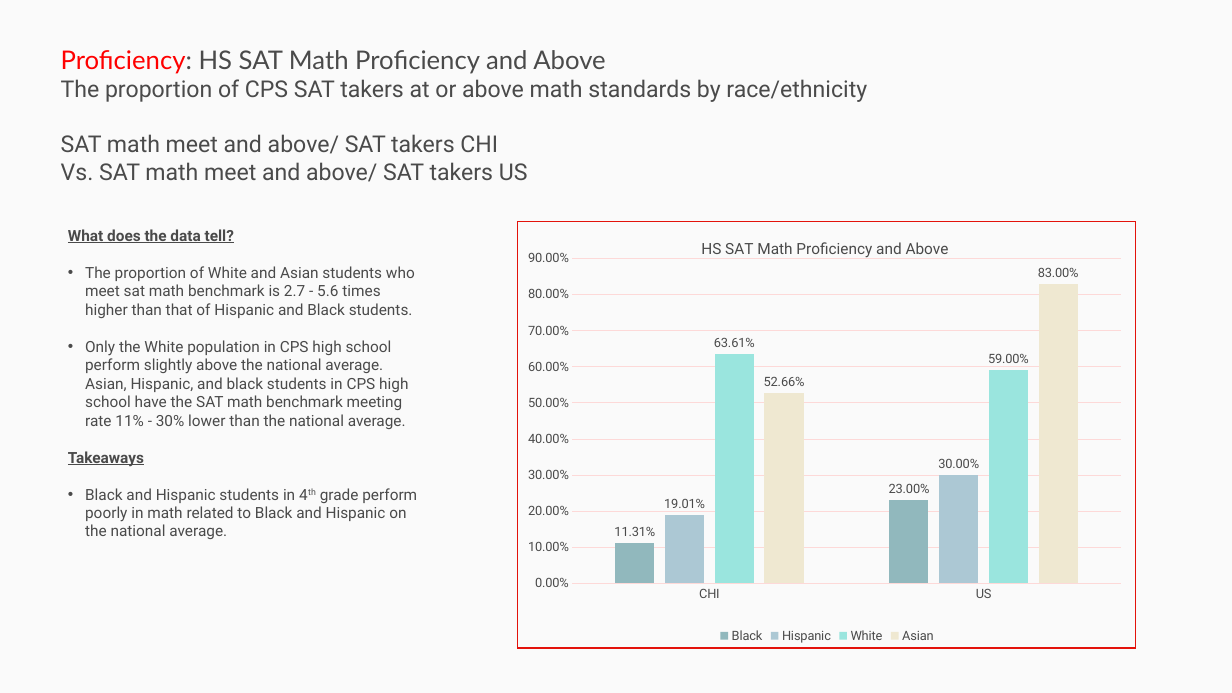
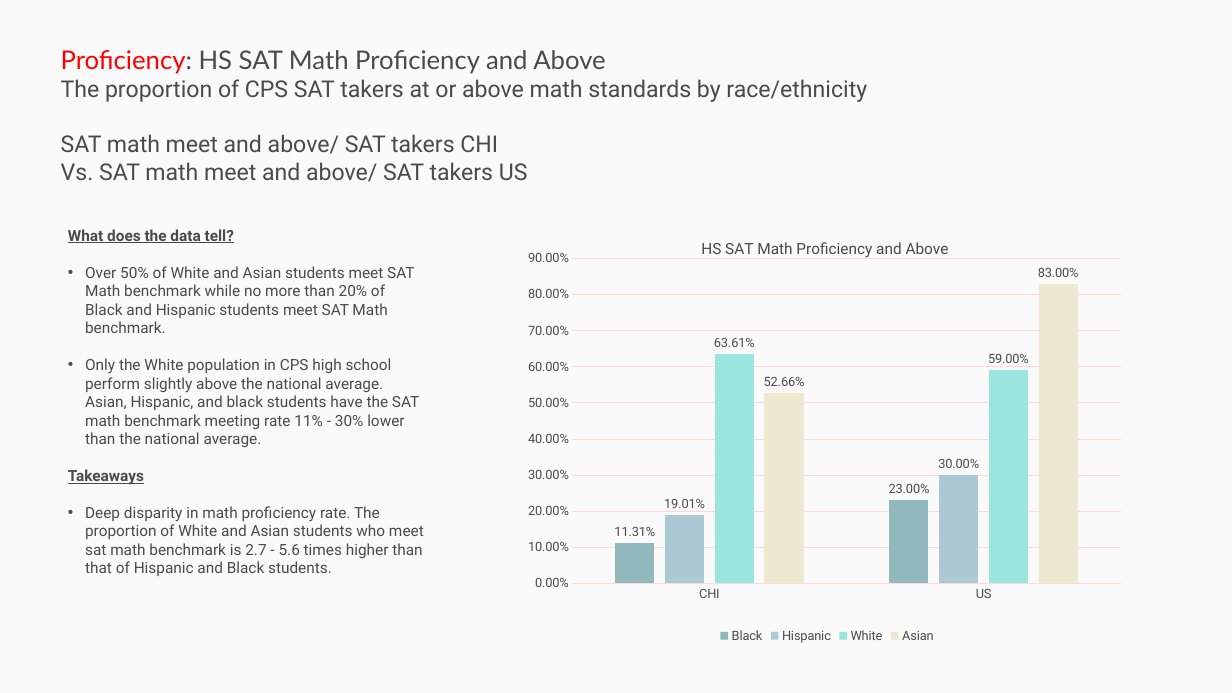
Before and after one commit to p33chicago/P33-DEI-dashboard-project, a slide deck: slide 13 of docs/Deep diving plots.pptx. Drawn at 1232x693 pixels with LibreOffice and Linux fonts; fonts in the diff are those of the drawing. Boxes give left, top, right and bottom in pixels: in the first picture for what was removed or moved away, otherwise in the second. Text is boxed around its words. In the diff, an @@ line names an element or a change of style, - is before the commit and + after.

Commit message:
ppt update

```diff
--- a/docs/Deep diving plots.pptx
+++ b/docs/Deep diving plots.pptx
@@ rectangle removed at [0,0,1232,693] @@
@@ rectangle removed at [518,222,1135,649] @@
@@ text at [85,266,419,447]: text changed @@
-• The proportion of White and Asian students who meet sat math benchmark is 2.7 - 5.6 times higher than that of Hispanic and Black students.
-• Only the White population in CPS high school perform slightly above the national average. Asian, Hispanic, and black students in CPS high school have the SAT math benchmark meeting rate 11% - 30% lower than the national average.
+• Over 50% of White and Asian students meet SAT Math benchmark while no more than 20% of Black and Hispanic students meet SAT Math benchmark.
+• Only the White population in CPS high school perform slightly above the national average. Asian, Hispanic, and black students have the SAT math benchmark meeting rate 11% - 30% lower than the national average.
@@ text at [85,506,424,576]: text changed @@
-• Black and Hispanic students in 4th grade perform poorly in math related to Black and Hispanic on the national average.
+• Deep disparity in math proficiency rate. The proportion of White and Asian students who meet sat math benchmark is 2.7 - 5.6 times higher than that of Hispanic and Black students.
```
Also in this commit, not shown: 16 other slides changed, 1 slide removed, 1 other file.
